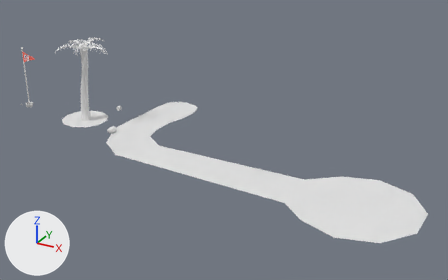
An edit to the FBX model Assets/Art/Meshes/GameplayElements.fbx, drawn before and after from the same camera.
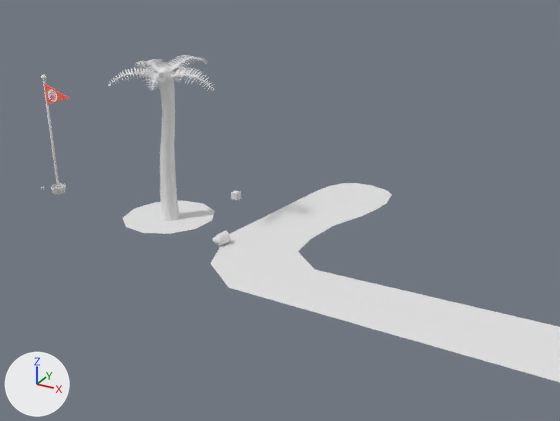
Each version appears first whole from a camera (50 mm lens) standing at (130.9, -118.0, 61.8) and looking at (65.6, 0.6, 2.6), and next in a close-up on the part from 0% to 63% of the width and 3% to 79% of the height. Every picture has the same lights, and +X, +Y and +Z are marked at lower left. Objects named as collision shapes, trigger or cutter boxes, shadow casters or lower levels of detail are left out. Where no turn or scale is listed for an object, it has been applied to the vertices. Vertices at the same position are counted once.

Names of what the first close-up shows: 'Palma', 'Plane'.
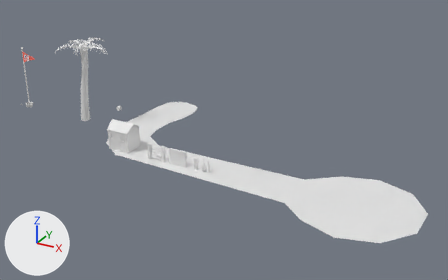
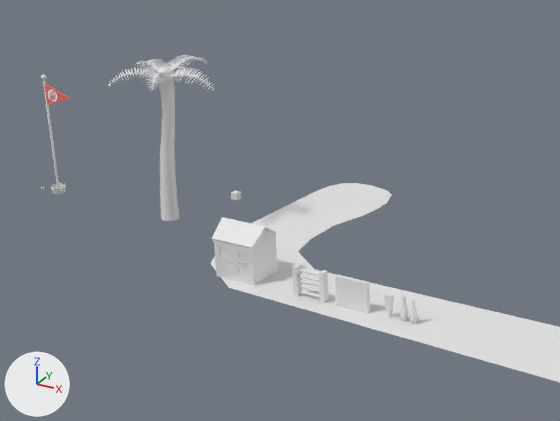
Where the change shows, as pixel boxes [x1, y1, x2, y2] in the close-ups (560 x 421 px):
'Plane', reshaped
    before: [123, 183, 560, 382]
    after: [210, 183, 560, 382]
'Home', added
    after: [212, 217, 278, 286]
'Wll', added
    after: [335, 275, 370, 313]
'GateFrame', added
    after: [292, 264, 329, 303]
'Gate', added
    after: [298, 269, 320, 298]
'Enemy1', added
    after: [384, 293, 395, 317]
'Enemy2_dead', added
    after: [409, 298, 418, 323]
'Enemy2_collider1', added
    after: [400, 306, 408, 321]
part 1 of me_plane, deleted
    before: [123, 200, 215, 234]

Patch to the scene script:
```diff
--- a/Assets/Art/Meshes/GameplayElements.fbx.py
+++ b/Assets/Art/Meshes/GameplayElements.fbx.py
@@ me_plane @@
 me_plane.from_pydata(...)  # 54 vertices, 13 faces; spans x -42.0..55.9, y -23.5..23.8, z 0.0
+# me_plane part 1: the loose piece of 11 vertices spanning x -42.0..-29.8, y -5.9..6.3, z 0.0 is deleted
 me_plane.materials.append(mat_material)
@@ ob_enemy2_collider1 @@
+ob_enemy2_collider1 = bpy.data.objects.new('Enemy2_collider1', me_mesh)  # 2049 vertices, 1920 faces; spans x -0.47..0.47, y -0.47..0.47, z 0.0..2.07; in mat_material (its picture is missing)
+ob_enemy2_collider1.location = (67.2, -11.52, 0.0)
@@ ob_gate @@
+ob_gate = bpy.data.objects.new('Gate', me_cube_017)  # a 43-sided cylinder along x spanning x -1.65..1.65, y -0.18..0.18, z 3.05..3.41; a 43-sided cylinder along x spanning x -1.65..1.65, y -0.18..0.18, z 2.37..2.73; a 43-sided cylinder along x spanning x -1.65..1.65, y -0.18..0.18, z 1.69..2.05; a 43-sided cylinder along x spanning x -1.65..1.65, y -0.18..0.18, z 1.01..1.37; a 43-sided cylinder along x spanning x -1.65..1.65, y -0.18..0.18, z 0.33..0.69; in mat_material (its picture is missing)
+ob_gate.location = (54.74, -11.74, 0.0)
@@ ob_enemy1 @@
+ob_enemy1 = bpy.data.objects.new('Enemy1', me_cube_014)  # 20 vertices, 14 faces; spans x -0.5..0.5, y -0.36..0.36, z 0.0..2.75; in mat_material (its picture is missing)
+ob_enemy1.location = (65.28, -11.52, 0.0)
@@ ob_wll @@
+ob_wll = bpy.data.objects.new('Wll', me_cube_013)  # 21 vertices, 10 faces; spans x -2.13..2.13, y -0.28..0.28, z -0.04..3.7; in mat_material (its picture is missing)
+ob_wll.location = (60.54, -11.74, 0.0)
@@ ob_enemy2_dead @@
+ob_enemy2_dead = bpy.data.objects.new('Enemy2_dead', me_circle_007)  # 1035 vertices, 906 faces; spans x -0.47..0.47, y -0.47..0.47, z 0.0..2.95; in mat_material_002 (its picture is missing)
+ob_enemy2_dead.location = (68.41, -11.52, 0.0)
@@ ob_home @@
+ob_home = bpy.data.objects.new('Home', me_cube_018)  # 116 vertices, 92 faces; spans x -3.21..3.21, y -2.57..2.57, z 0.0..6.77; in mat_material (its picture is missing)
+ob_home.location = (44.03, -9.78, 0.0)
@@ ob_gateframe @@
+ob_gateframe = bpy.data.objects.new('GateFrame', me_cube_007)  # a box spanning x 1.56..2.13, y -0.46..0.46, z 0.0..3.74; a box spanning x -2.13..-1.56, y -0.46..0.46, z 0.0..3.74; in mat_material (its picture is missing)
+ob_gateframe.location = (54.74, -11.74, 0.0)
```
